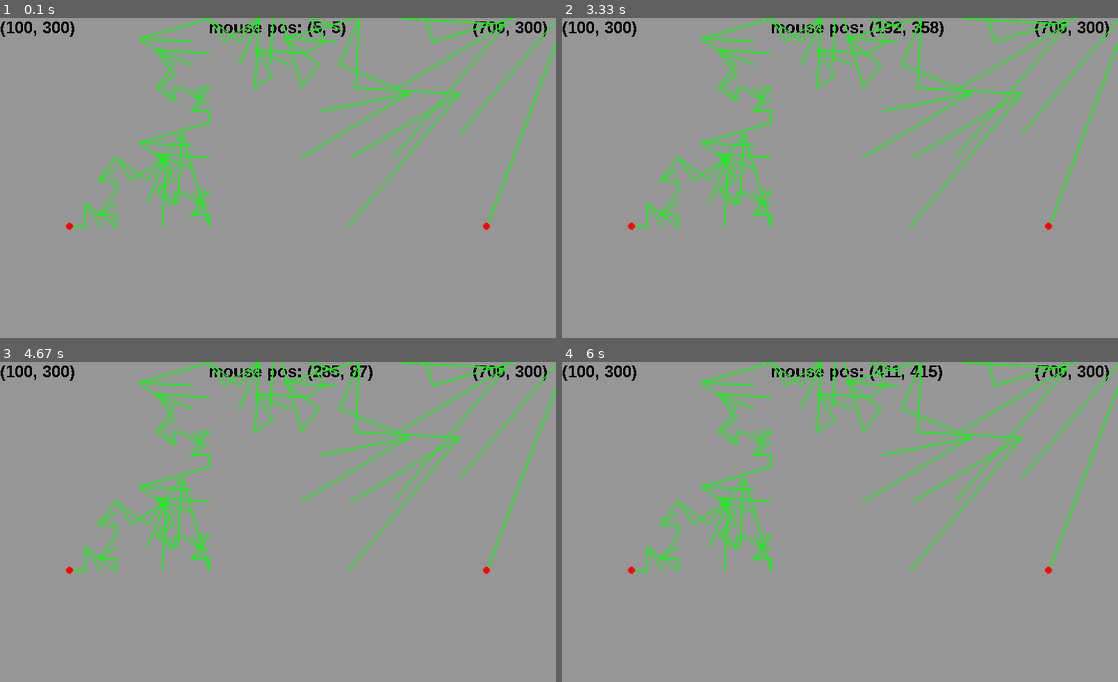
Above: before the commit, frames 1-4 (two rows, left to right).
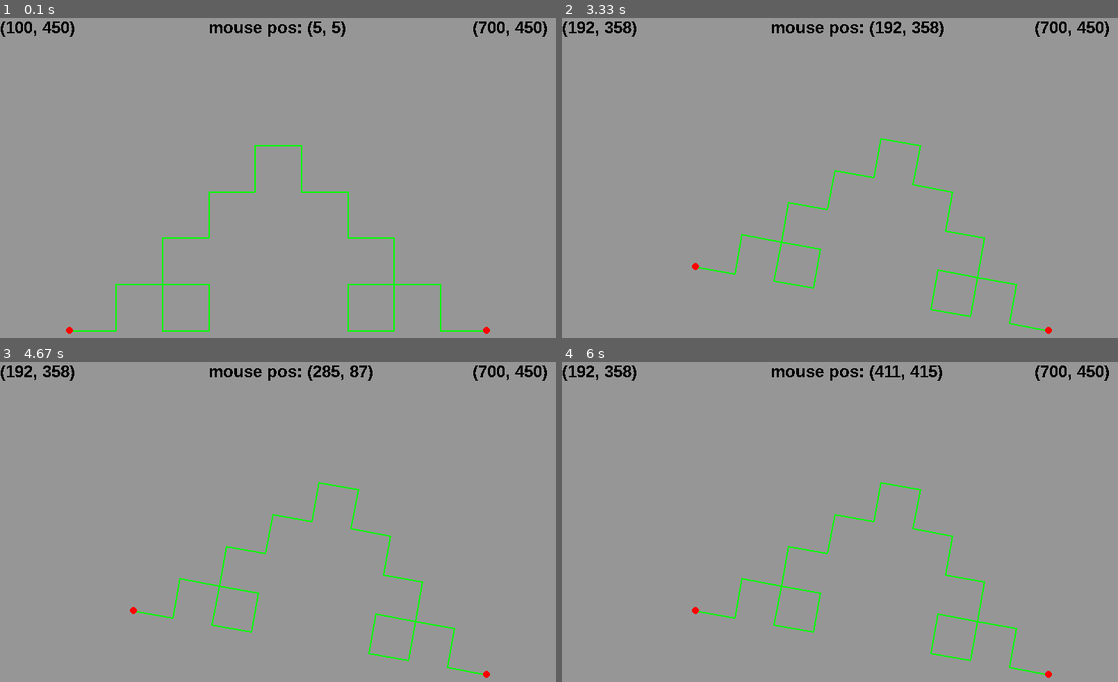
Above: after the commit, the same moments.

Repository: WEI-LI-666/Mutimedia-Project-and-Homework
Game: pygame game, started from Fractal_Pygame.py
Same seed, same stepped clock (60 frames per second), same inputs: the game is played once before the commit and once after it.
Inputs (mouse positions are in pixels of both pictures, inside the frame that each line leads up to):
- Up to frame 1 (0.1 s): no input
- Up to frame 2 (3.33 s): click (840, 226) at 0.38 s; click (895, 254) at 0.72 s; click (823, 206) at 1.05 s; click (734, 306) at 1.38 s; click (1012, 216) at 1.72 s; click (684, 290) at 2.05 s; click (outside the picture) at 2.38 s; click (884, 331) at 2.72 s; press the mouse at (884, 331) at 3.03 s; move the mouse to (789, 299) at 3.13 s; release the mouse at (695, 267) at 3.27 s
- Up to frame 3 (4.67 s): click (88, 445) at 3.38 s; click (161, 589) at 3.72 s; click (outside the picture) at 4.05 s; click (200, 422) at 4.38 s
- Up to frame 4 (6 s): click (923, 662) at 4.72 s; click (873, 605) at 5.05 s; click (639, 602) at 5.38 s; click (845, 650) at 5.72 s

The runs differ from the first frame. In frame 1, 3.9% of the frame differs, in the area x 7-100%, y 0-99%; in frame 2, 3.8%; in frame 3, 3.8%; in frame 4, 3.8%.

Commit message:
code update

Diff:
--- a/Fractal_Pygame.py
+++ b/Fractal_Pygame.py
@@ -22,12 +22,13 @@
     sel.append(0)
 
 coorArrX = [100, 700]
-coorArrY = [300, 300]
+coorArrY = [450, 450]
 
 def Fractal(x1, y1, x2, y2, polygon, level):
     p = np.zeros((polygon, 2))
     angle = (polygon - 2) * 180.
-    fix_angle = float(angle / polygon)
+    in_angle = float(angle / polygon)
+    fix_angle = in_angle
     if polygon < 3:
         polygon = 0
     if polygon == 0 or level == 0:
@@ -39,21 +40,24 @@
         if i == polygon - 1:
             p[i] = [(x1 + 2. * x2) / 3., (y1 + 2. * y2) / 3.]
         if i != 0 and i != polygon - 1:
-            A = np.matrix([[(1./polygon) * math.cos(math.radians(fix_angle)), (-1./polygon) * math.sin(math.radians(fix_angle))],
-                            [(-1./polygon) * math.sin(math.radians(fix_angle)), (-1./polygon) * math.cos(math.radians(fix_angle))]])
+            A = np.matrix([[(1./3) * math.cos(math.radians(fix_angle)), (-1./3) * math.sin(math.radians(fix_angle))],
+                            [(-1./3) * math.sin(math.radians(fix_angle)), (-1./3) * math.cos(math.radians(fix_angle))]])
             if x2 <= x1 and y2 <= y1:
-                A = np.matrix([[(1./polygon) * math.cos(math.radians(fix_angle + 180.)), (-1./polygon) * math.sin(math.radians(fix_angle))],
-                            [(-1./polygon) * math.sin(math.radians(fix_angle + 180.)), (-1./polygon) * math.cos(math.radians(fix_angle))]])
+                A = np.matrix([[(1./3) * math.cos(math.radians(fix_angle + 180.)), (-1./3) * math.sin(math.radians(fix_angle))],
+                            [(-1./3) * math.sin(math.radians(fix_angle + 180.)), (-1./3) * math.cos(math.radians(fix_angle))]])
             if x2 <= x1 and y2 >= y1:
-                A = np.matrix([[(1./polygon) * math.cos(math.radians(fix_angle + 180.)), (-1./polygon) * math.sin(math.radians(fix_angle + 180.))],
-                            [(-1./polygon) * math.sin(math.radians(fix_angle + 180.)), (-1./polygon) * math.cos(math.radians(fix_angle + 180.))]])
+                A = np.matrix([[(1./3) * math.cos(math.radians(fix_angle + 180.)), (-1./3) * math.sin(math.radians(fix_angle + 180.))],
+                            [(-1./3) * math.sin(math.radians(fix_angle + 180.)), (-1./3) * math.cos(math.radians(fix_angle + 180.))]])
             if x2 >= x1 and y2 >= y1:
-                A = np.matrix([[(1./polygon) * math.cos(math.radians(fix_angle)), (-1./polygon) * math.sin(math.radians(fix_angle + 180.))],
-                            [(-1./polygon) * math.sin(math.radians(fix_angle)), (-1./polygon) * math.cos(math.radians(fix_angle + 180.))]])
+                A = np.matrix([[(1./3) * math.cos(math.radians(fix_angle)), (-1./3) * math.sin(math.radians(fix_angle + 180.))],
+                            [(-1./3) * math.sin(math.radians(fix_angle)), (-1./3) * math.cos(math.radians(fix_angle + 180.))]])
 
-            x = np.matrix([[abs(x1-x2)], [abs(y1-y2)]])
+            x = np.matrix([[float(abs(x1-x2))], [float(abs(y1-y2))]])
             b = np.matrix([[p[i-1][0]], [p[i-1][1]]])
             p[i] = (A * x + b).reshape((2,))
+
+            fix_angle -= 180. - fix_angle
+            if fix_angle < -90.: fix_angle += 90.
 
     #pygame.draw.line(window, green, [x1, y1], [x2, y2], 2)
 
@@ -61,16 +65,14 @@
         pygame.draw.line(window, green, [x1, y1], p[0], 2)
         for pol in range(polygon-1):
             pygame.draw.line(window, green, p[pol], p[pol+1], 2)
-        #pygame.draw.line(window, green, p[1], p[2], 2)
-        pygame.draw.line(window, green, p[2], [x2, y2], 2)
+        pygame.draw.line(window, green, p[polygon-1], [x2, y2], 2)
 
     if(level > 0):
         level -= 1
         Fractal(x1, y1, p[0][0], p[0][1], polygon, level)
         for pol in range(polygon-1):
             Fractal(p[pol][0], p[pol][1], p[pol+1][0], p[pol+1][1], polygon, level)
-        #Fractal(p[1][0], p[1][1], p[2][0], p[2][1], polygon, level)
-        Fractal(p[2][0], p[2][1], x2, y2, polygon, level)
+        Fractal(p[polygon-1][0], p[polygon-1][1], x2, y2, polygon, level)
 
 
 
@@ -116,7 +118,7 @@
     window.blit(pt2, (680, 0))
 
     #pygame.draw.line(window, green, (coorArrX[0], coorArrY[0]), (coorArrX[n-1], coorArrY[n-1]), 1)
-    Fractal(coorArrX[0], coorArrY[0], coorArrX[1], coorArrY[1], 4, 3)
+    Fractal(coorArrX[0], coorArrY[0], coorArrX[1], coorArrY[1], 4, 2)
 
     for p in range(n):
         x = coorArrX[p]
--- a/test.py
+++ b/test.py
@@ -1,10 +1,11 @@
 import numpy as np
 import math
 
-a = np.matrix([[(1.0/3) * math.cos(math.radians(60.0)), (1.0/3) * math.sin(math.radians(-60.0))],
-            [(1.0/3) * math.cos(math.radians(90.0-60.0)), (1.0/3) * math.sin(math.radians(90. - 60. - 180.))]])
-x = np.matrix([[1.0], [0]])
-b = np.matrix([[1.0/3], [0]])
+angle = 90.
+a = np.matrix([[(1.0/3) * math.cos(math.radians(angle)), (-1.0/3) * math.sin(math.radians(angle))],
+            [(1.0/3) * math.sin(math.radians(angle)), (1.0/3) * math.cos(math.radians(angle))]])
+x = np.matrix([[600.0], [0]])
+b = np.matrix([[200.0], [0]])
 y = a * x + b
 
 print y
